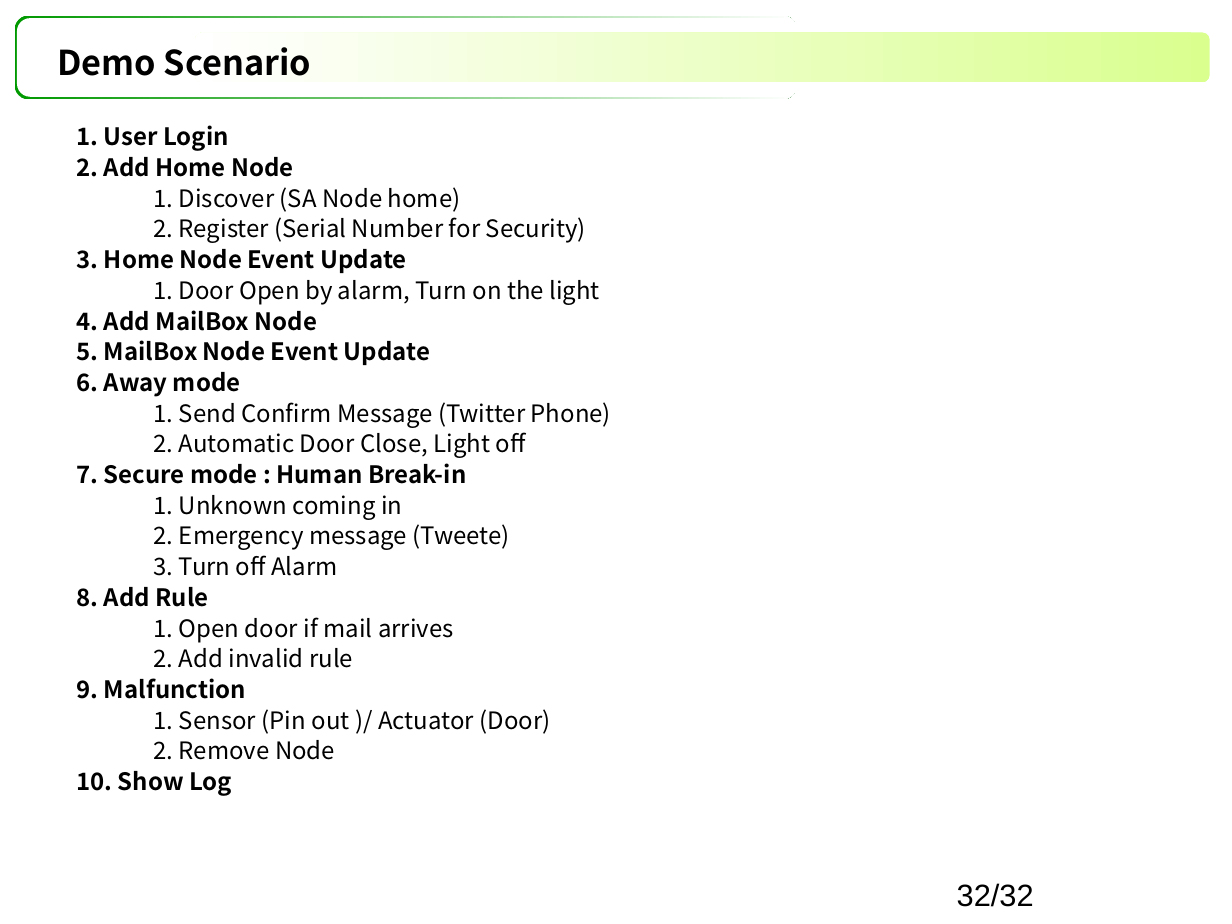
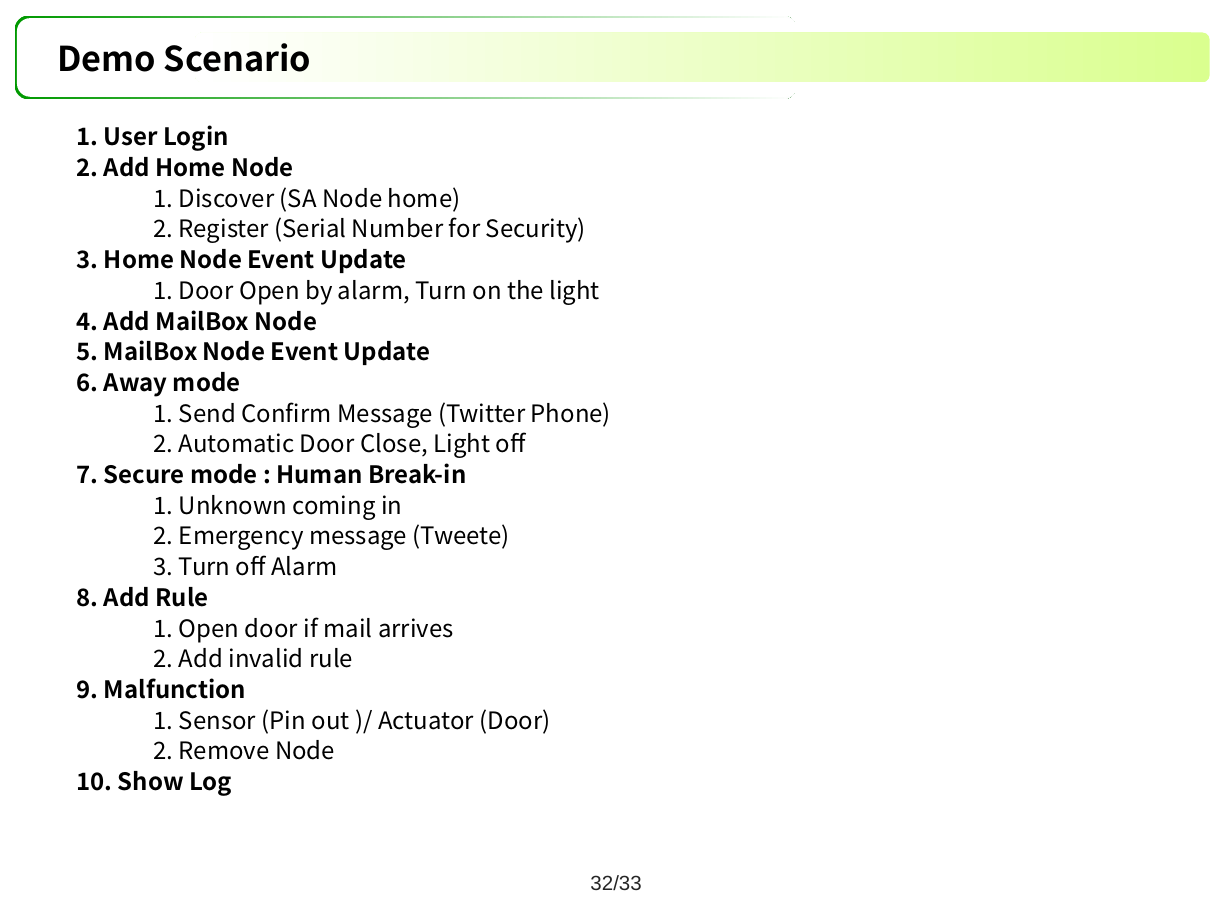
Before and after one commit to youkkwon/smarthome, a slide deck: slide 32 of doc/Docs/IoT System Final Presentation_06271447.pptx. Drawn at 1232x924 pixels with LibreOffice and Linux fonts; fonts in the diff are those of the drawing. Boxes give left, top, right and bottom in pixels: in the first picture for what was removed or moved away, otherwise in the second. Text is boxed around its words. In the diff, an @@ line names an element or a change of style, - is before the commit and + after.

```diff
--- a/doc/Docs/IoT System Final Presentation_06271447.pptx
+++ b/doc/Docs/IoT System Final Presentation_06271447.pptx
@@ title "Demo Scenario": place and size @@
-title "Demo Scenario" at bbox=[57, 47, 311, 76]
+title "Demo Scenario" at bbox=[57, 43, 311, 72]
@@ page number added at bbox=[590, 875, 641, 890], 12 pt, text #262626 @@
+32/33
@@ page number removed at bbox=[957, 883, 1034, 907] @@
-32/32
```
Also in this commit, not shown: 39 other slides changed.
